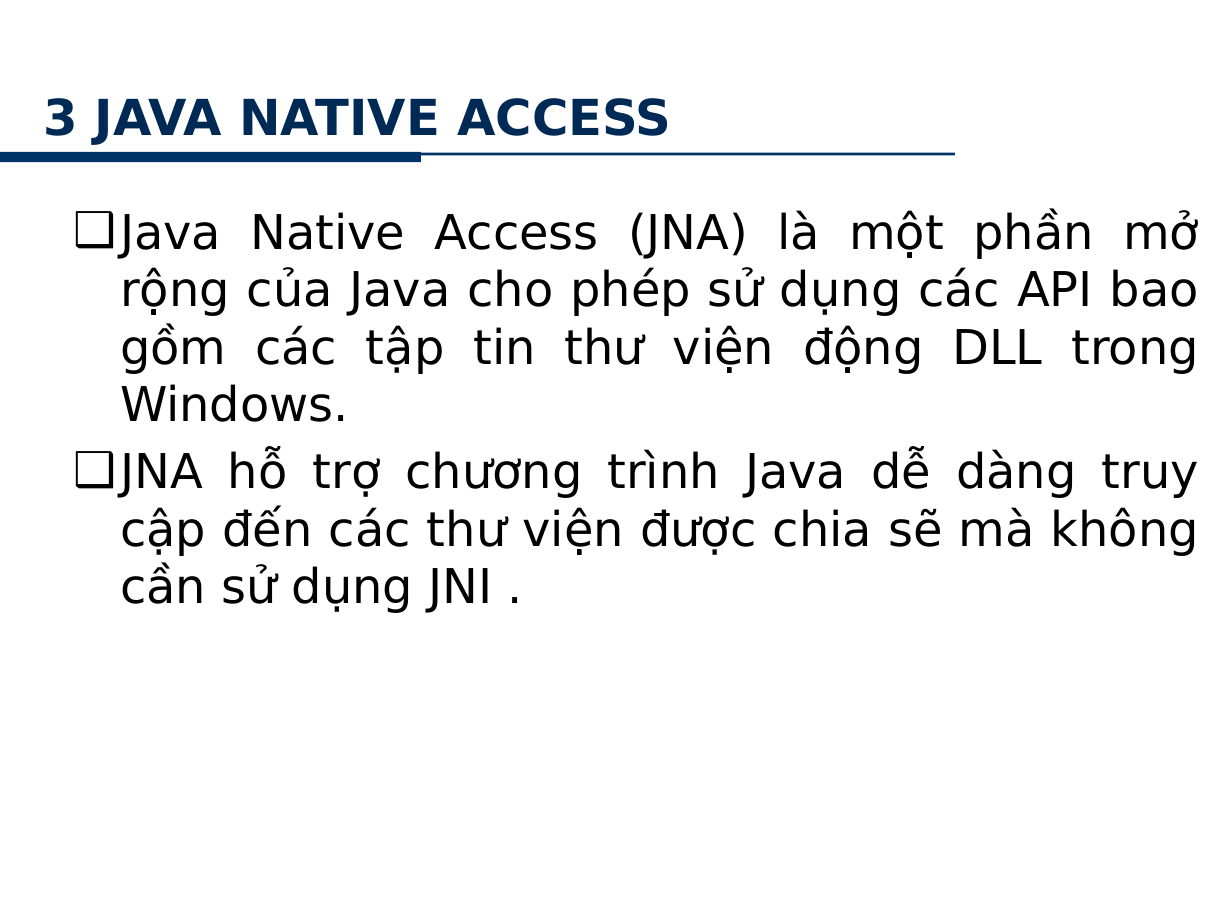
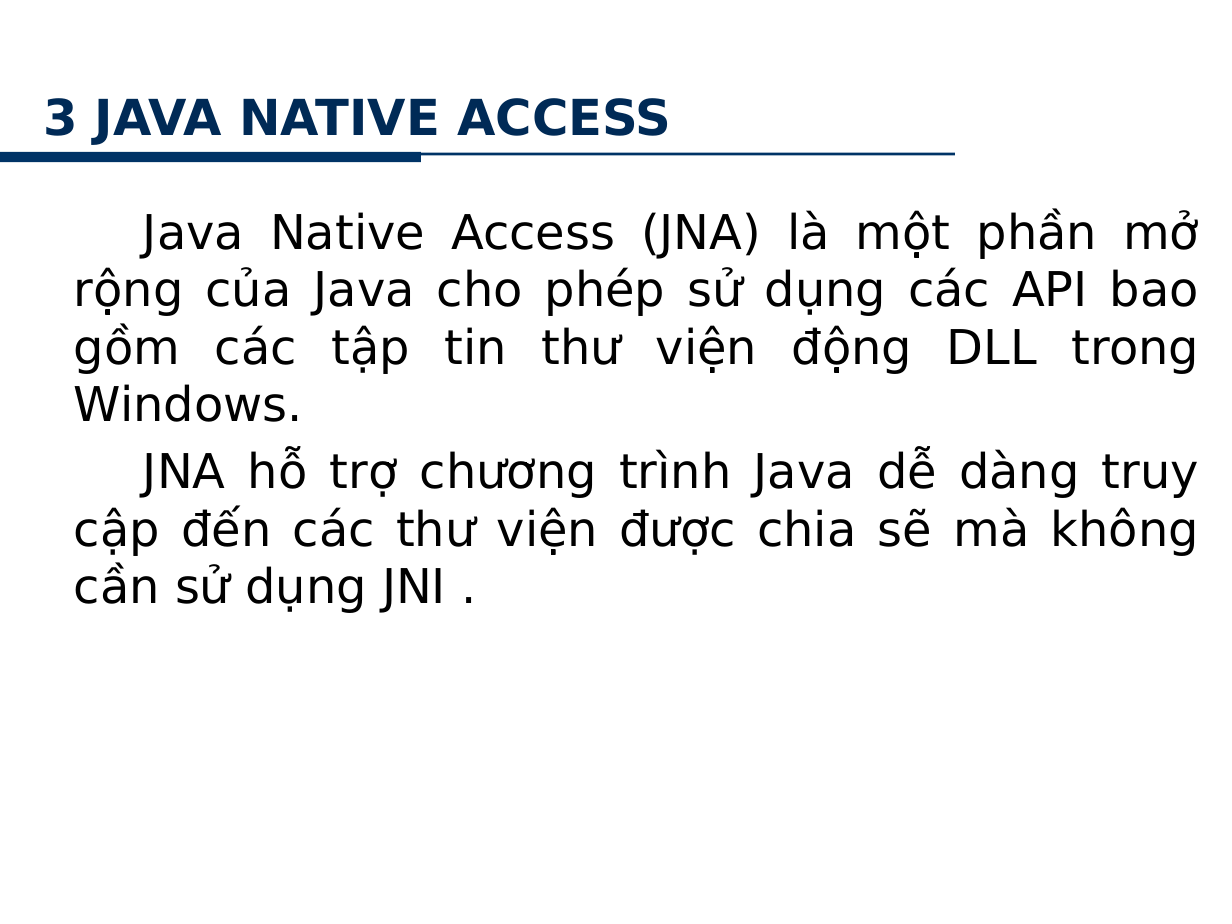
Before and after one commit to minhkhanh/UofS-Java, a slide deck: slide 30 of Seminar_JNI/Slide_00.pptx (slide 27 before the commit). Drawn at 1232x924 pixels with LibreOffice and Linux fonts; fonts in the diff are those of the drawing; background and template pictures are left out. Boxes give left, top, right and bottom in pixels: in the first picture for what was removed or moved away, otherwise in the second. Text is boxed around its words. In the diff, an @@ line names an element or a change of style, - is before the commit and + after.

```diff
--- a/Seminar_JNI/Slide_00.pptx
+++ b/Seminar_JNI/Slide_00.pptx
@@ text "Java Native Access (JNA) là ..." at box(74, 210, 1199, 613): bullet ❑ to none @@
```
Also in this commit, not shown: 3 slides added.
